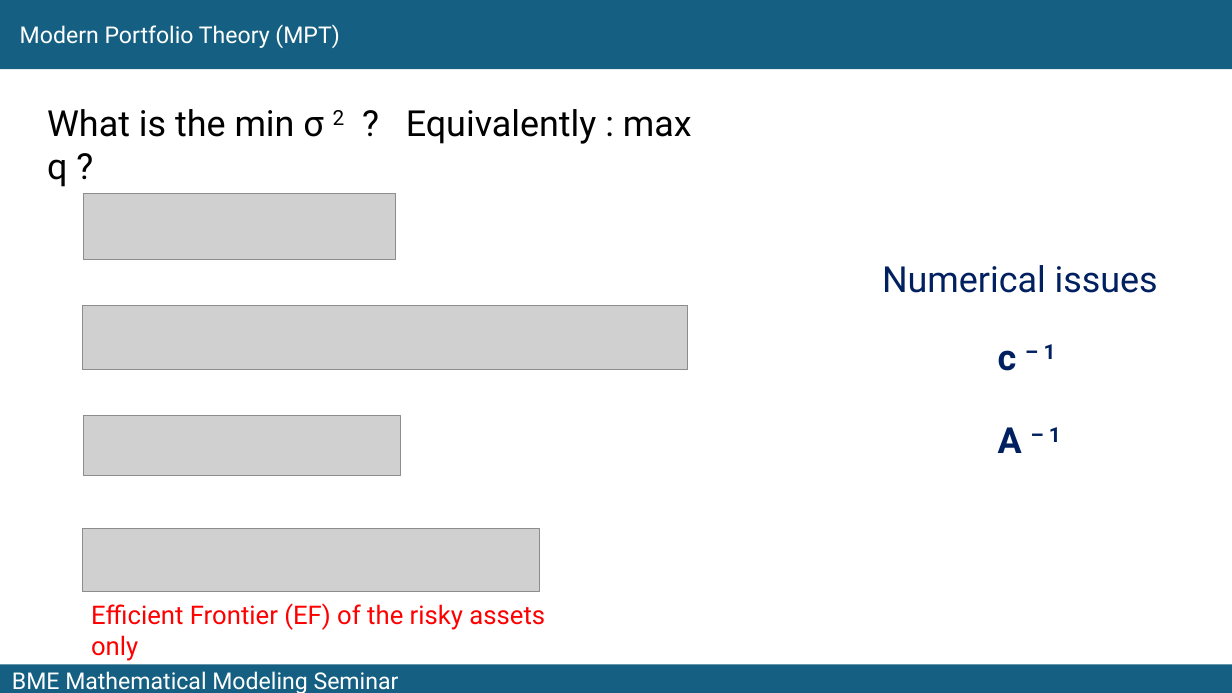
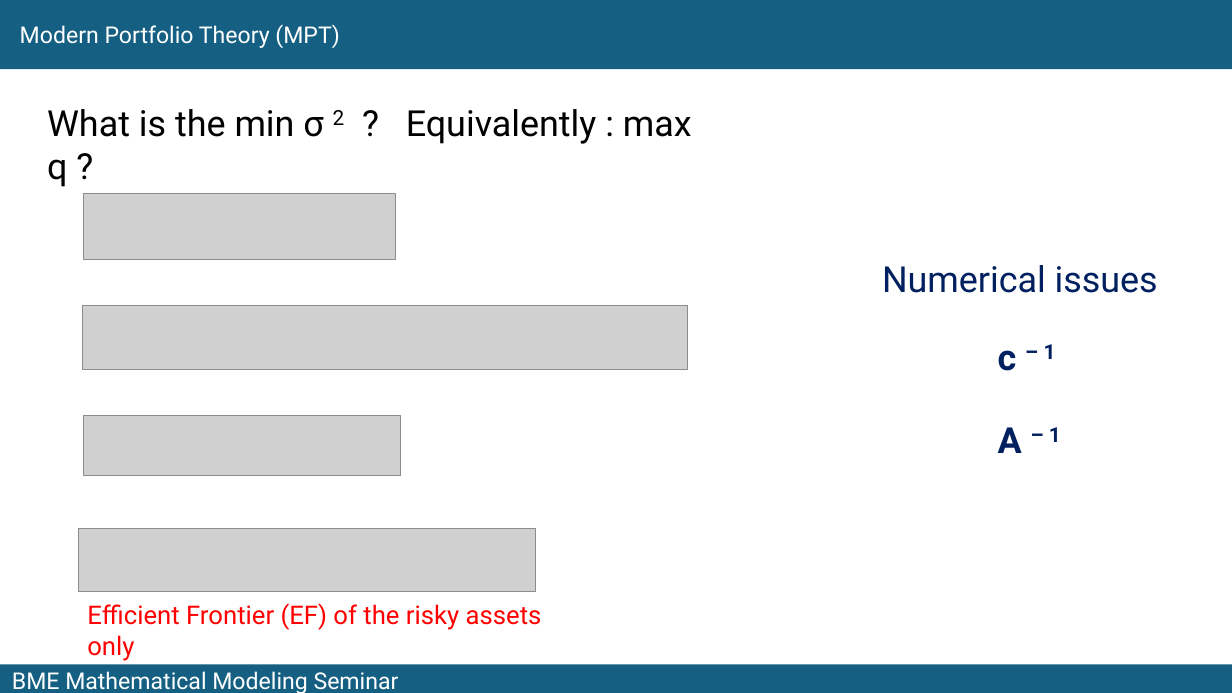
Before and after one commit to fij/btup, a slide deck: slide 13 of MMS_2024_09_10/Farkas_2024_09_10.pptx. Drawn at 1232x693 pixels with LibreOffice and Linux fonts; fonts in the diff are those of the drawing; grey boxes stand for pictures. Boxes give left, top, right and bottom in pixels: in the first picture for what was removed or moved away, otherwise in the second. Text is boxed around its words. In the diff, an @@ line names an element or a change of style, - is before the commit and + after.

```diff
--- a/MMS_2024_09_10/Farkas_2024_09_10.pptx
+++ b/MMS_2024_09_10/Farkas_2024_09_10.pptx
@@ picture: place and size @@
-picture at box(82, 529, 540, 592)
+picture at box(79, 529, 536, 592)
@@ text "Efficient Frontier (EF) of the ...": place and size @@
-text "Efficient Frontier (EF) of the ..." at box(91, 603, 545, 661)
+text "Efficient Frontier (EF) of the ..." at box(87, 603, 542, 661)
```
Also in this commit, not shown: 6 slides added.
